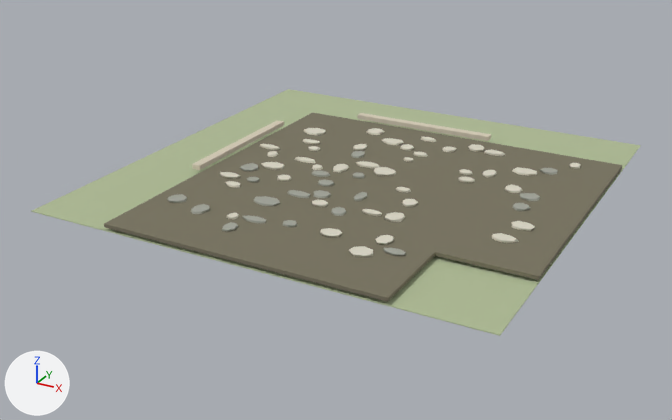
Two versions of the glTF model frontend/public/assets/buildings/roads/common_road/common_road_corner_es_active.glb, one commit apart.
Camera for both pictures: a 50 mm camera at (3.17, -6.21, 2.76) aimed at (-0.13, -0.21, -0.24). The lights are fixed; the arrows at lower left show +X, +Y and +Z. The picture after the commit comes second. Vertices at exactly the same position are counted once.

The first picture shows 'SM_road_connected_surface.096', 'SM_road_grass_tile.096', 'SM_shoulder_edge.088', 'SM_shoulder_edge.089' and 60 more.
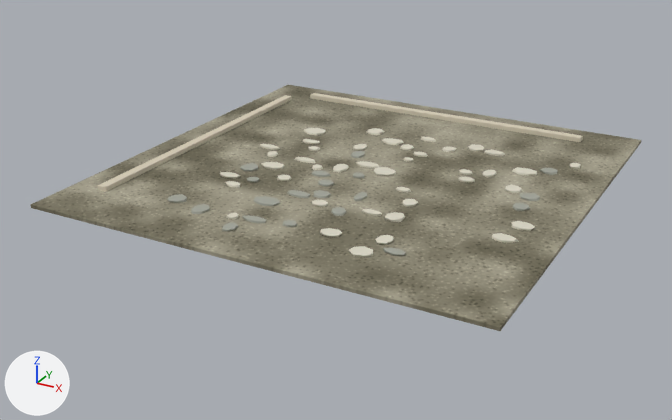
Pixel boxes [x1, y1, x2, y2] of what changed, in the pictures (672 x 420 px):
'SM_road_connected_surface.096', surface changed, reshaped (18% wider, 30% taller)
    before: [104, 113, 622, 302]
    after: [31, 85, 641, 331]
'SM_road_grass_tile.096', deleted
    before: [31, 89, 641, 336]
'SM_shoulder_edge.089', moved, rescaled (103% wider, 72% taller)
    before: [357, 113, 491, 141]
    after: [310, 93, 583, 142]

Edits to the bpy script that builds the scene:
```text
Change mat_mat_common_road_surface:
    remove n3 = _N.new('ShaderNodeUVMap'); n3.name = 'UV Map'
    remove n3.uv_map = 'UVMap.-01'
    where n2 = _N.new('ShaderNodeTexImage'); n2.name = 'Image Texture'
    remove _L.new(n3.outputs[0], n2.inputs[0])  # 'UV' to 'Vector'
Change me_sm_road_connected_surface_096:
    used by ob_sm_road_connected_surface_096; location = (0.0, 0.0, 0.0)
    remove me_sm_road_connected_surface_096.from_pydata(...)  # 16 vertices, 28 faces; spans x -1.1..1.8, y -1.8..1.1, z 0.03..0.05
    add me_sm_road_connected_surface_096.from_pydata(...)  # 8 vertices, 12 faces; spans x -1.8..1.8, y -1.8..1.8, z 0.03..0.05
    me_sm_road_connected_surface_096 part 1: the whole mesh is rebuilt
Change me_cube_1162:
    used by ob_sm_shoulder_edge_089; location = (0.0, 1.17, 0.073)
    remove me_cube_1162.from_pydata(...)  # 8 vertices, 12 faces; spans x -0.64..0.64, y -0.038..0.038, z -0.019..0.019
    add me_cube_1162.from_pydata(...)  # 8 vertices, 12 faces; spans x -1.35..1.35, y -0.038..0.038, z -0.019..0.019
    me_cube_1162 part 2: the whole mesh is scaled about its middle by (2.11, 1, 1)
Remove ob_sm_road_grass_tile_096:
    ob_sm_road_grass_tile_096 = bpy.data.objects.new('SM_road_grass_tile.096', me_cube_1160)
    ob_sm_road_grass_tile_096.location = (0.0, 0.0, 0.002)
Change ob_sm_shoulder_edge_089:
    ob_sm_shoulder_edge_089.location: (0.0, 1.17, 0.073) -> (0.0, 1.521, 0.073)
```
